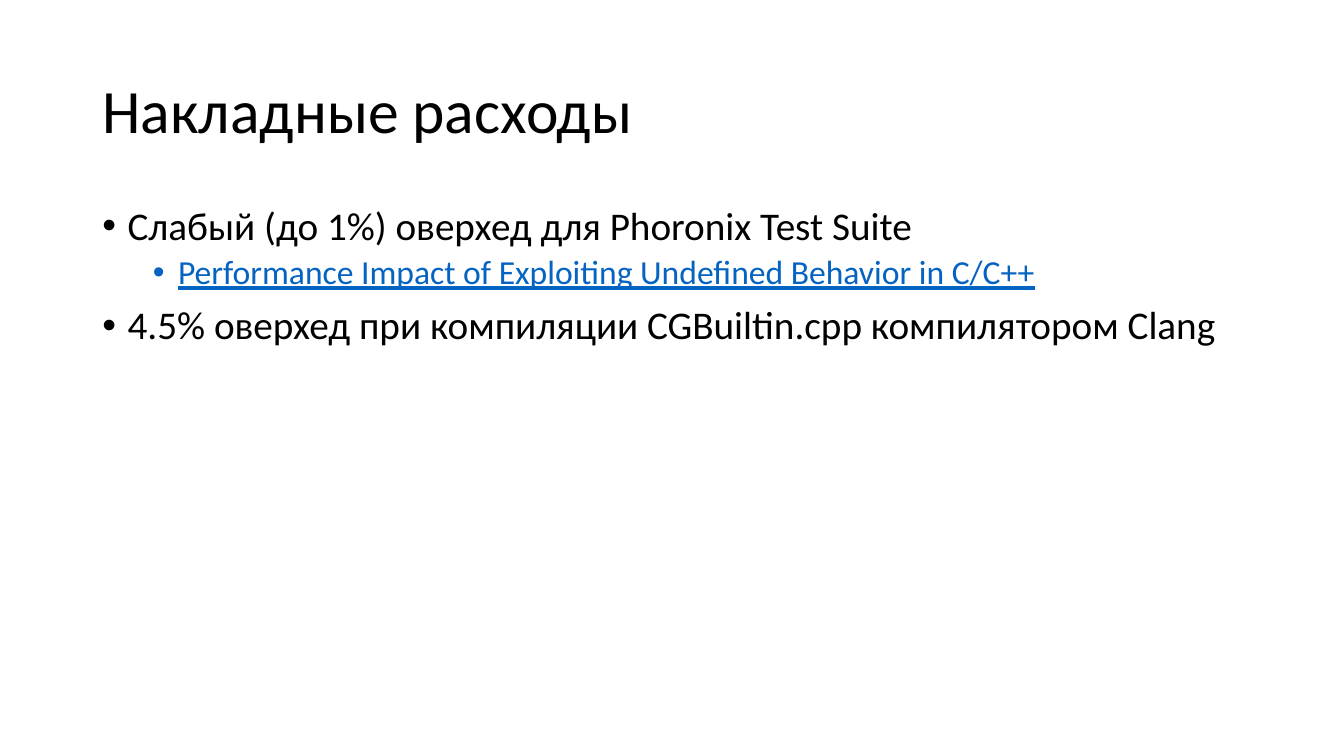
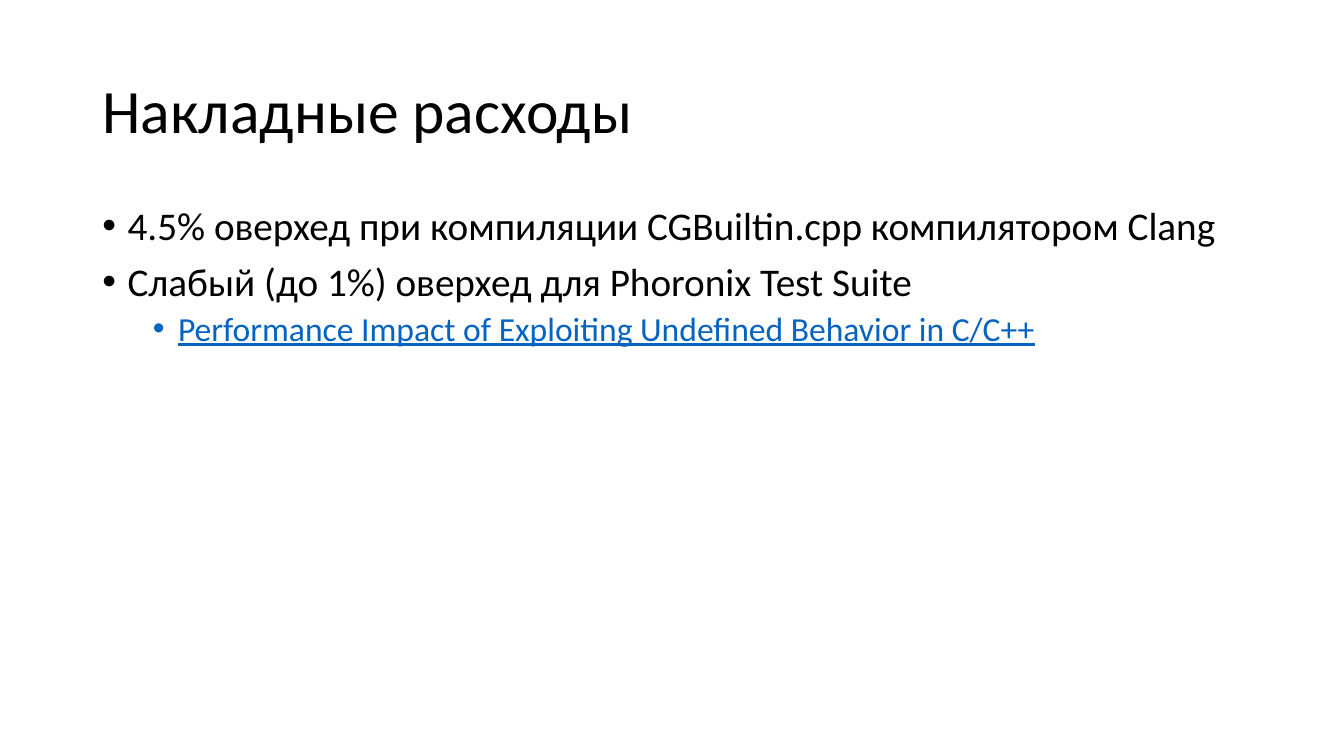
Before and after one commit to yugr/slides, a slide deck: slide 72 of CppZeroCost/2025/RU.pptx (slide 69 before the commit). Drawn at 1344x756 pixels with LibreOffice and Linux fonts; fonts in the diff are those of the drawing. Boxes give left, top, right and bottom in pixels: in the first picture for what was removed or moved away, otherwise in the second. Text is boxed around its words. In the diff, an @@ line names an element or a change of style, - is before the commit and + after.

```diff
--- a/CppZeroCost/2025/RU.pptx
+++ b/CppZeroCost/2025/RU.pptx
@@ text at <box>128,212,1216,247</box>: paragraph added @@
+• 4.5% оверхед при компиляции CGBuiltin.cpp компилятором Clang
@@ text at <box>128,311,1216,346</box>: paragraph removed @@
-• 4.5% оверхед при компиляции CGBuiltin.cpp компилятором Clang
```
Also in this commit, not shown: 11 other slides changed, 5 slides added, 6 other files.
